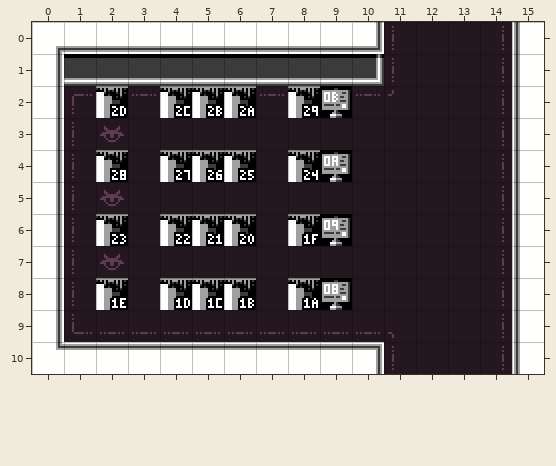
Two states of a Tiled map, art/rooms/Hub/DebugRoom3.tmx. The first picture shows the starting point.
Cells are 16x16 px. Shown: x 0..15, y 0..10.
New version:
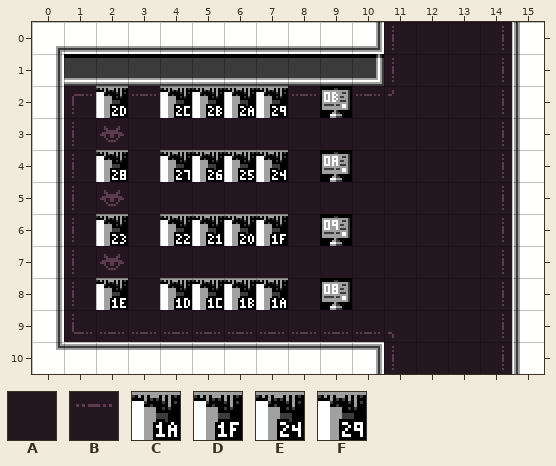
Key: from "DiscoFloorTiles": A 0 "floor", B 2 "floor"; from "ExitTiles": C 26 "exit", D 31 "exit", E 36 "exit", F 41 "exit".
_ is an empty cell, . an unchanged one.
The commit says: Fix item allocations to key on bank index, cleanup debug signs
Diff:
--- layer "Base"
@@ x 7..8 @@
- 2 BF
+ 2 FB
@@ x 7..8 @@
- 4 AE
+ 4 EA
@@ x 7..8 @@
- 6 AD
+ 6 DA
@@ x 7..8 @@
- 8 AC
+ 8 CA
Boxes around the changes in both pictures, in picture pixels (x1, y1, x2, y2):
changed: (256, 86, 320, 118)
changed: (256, 150, 320, 182)
changed: (256, 214, 320, 246)
changed: (256, 278, 320, 310)
